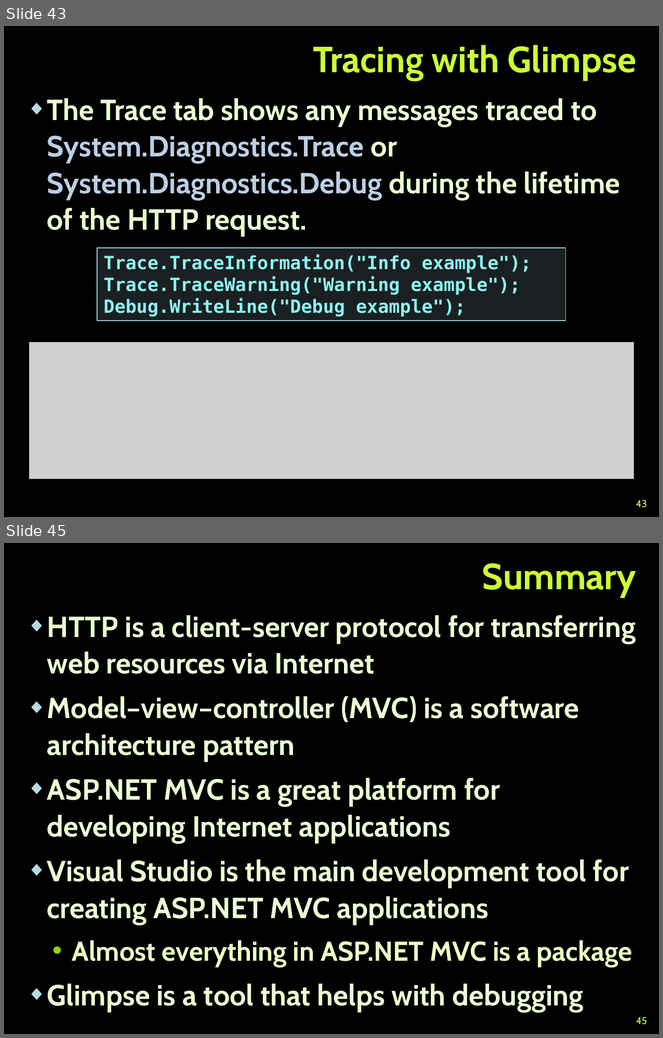
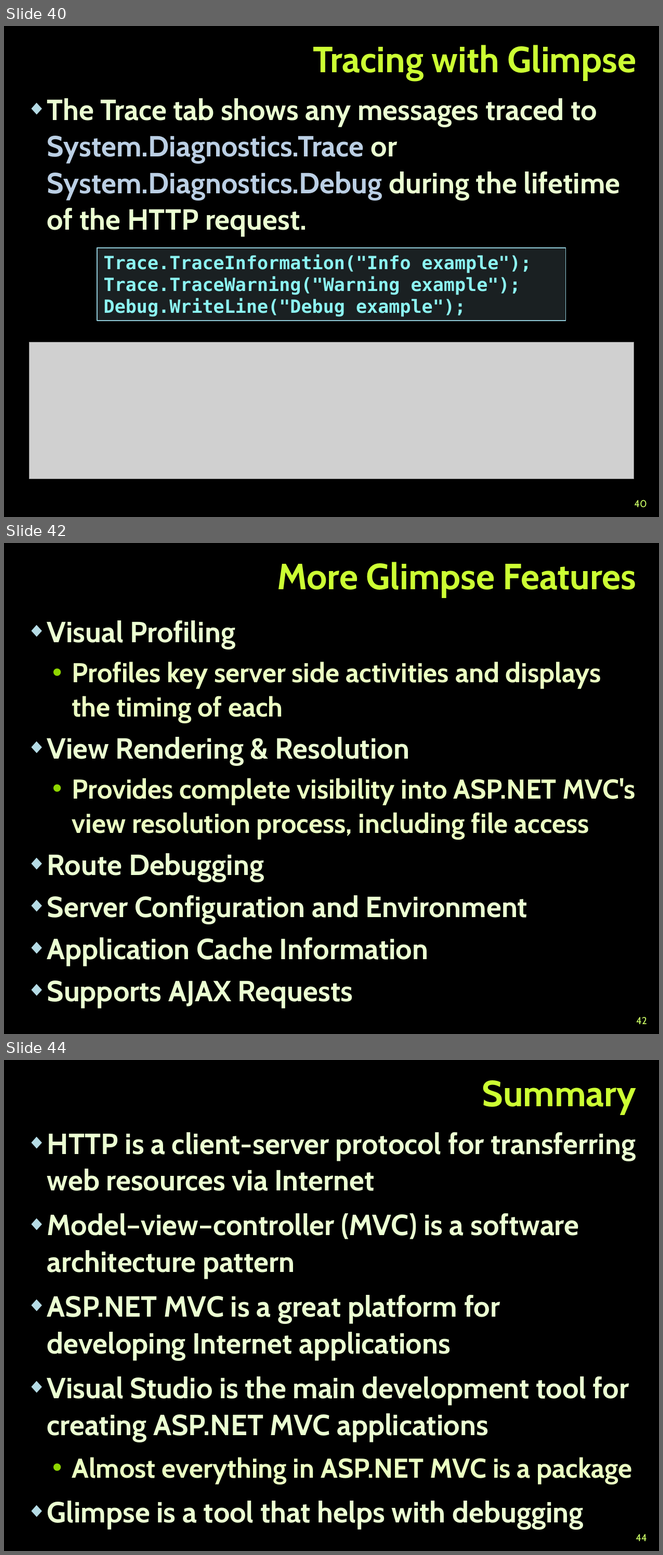
Before and after one commit to TelerikAcademy/ASP.NET-MVC, a slide deck: 01. Introduction-to-ASP.NET-MVC/Introduction to ASP.NET MVC.pptx. Shown one above the other, each under a label of ours: slides 43 and 45 before the commit, slides 40, 42 and 44 after it; the slides between them are not shown. The pictures are 663x1038 and 663x1555 pixels, drawn with LibreOffice and Linux fonts; fonts in the diff are those of the drawing; grey boxes stand for pictures; background and template pictures are left out. Boxes give left, top, right and bottom in pixels: in the first picture for what was removed or moved away, otherwise in the second. Text is boxed around its words. In the diff, an @@ line names an element or a change of style, - is before the commit and + after.

```diff
--- a/01. Introduction-to-ASP.NET-MVC/Introduction to ASP.NET MVC.pptx
+++ b/01. Introduction-to-ASP.NET-MVC/Introduction to ASP.NET MVC.pptx
@@ slide 42 added at [4,543,659,1034], background picture (left out) @@
@@ title added at [277,562,636,598], 40 pt, text #CCFF33, bold @@
+More Glimpse Features
@@ text added at [47,620,636,1008], 30 pt, text #EBFFC2, bold @@
+◆ Visual Profiling
+  • Profiles key server side activities and displays the timing of each
+◆ View Rendering & Resolution
+  • Provides complete visibility into ASP.NET MVC's view resolution process, including file access
+◆ Route Debugging
+◆ Server Configuration and Environment
+◆ Application Cache Information
+◆ Supports AJAX Requests
@@ page number added at [636,1017,647,1025], 11 pt, text #CCFF66 @@
+42
@@ what was slide 43 is now slide 40 @@
@@ page number at [634,500,647,508]: text changed @@
-43
+40
@@ what was slide 45 is now slide 44 @@
@@ page number at [636,1534,647,1542]: text changed @@
-45
+44
```
Also in this commit, not shown: 19 slides changed, 1 other slide added, 3 slides removed.
